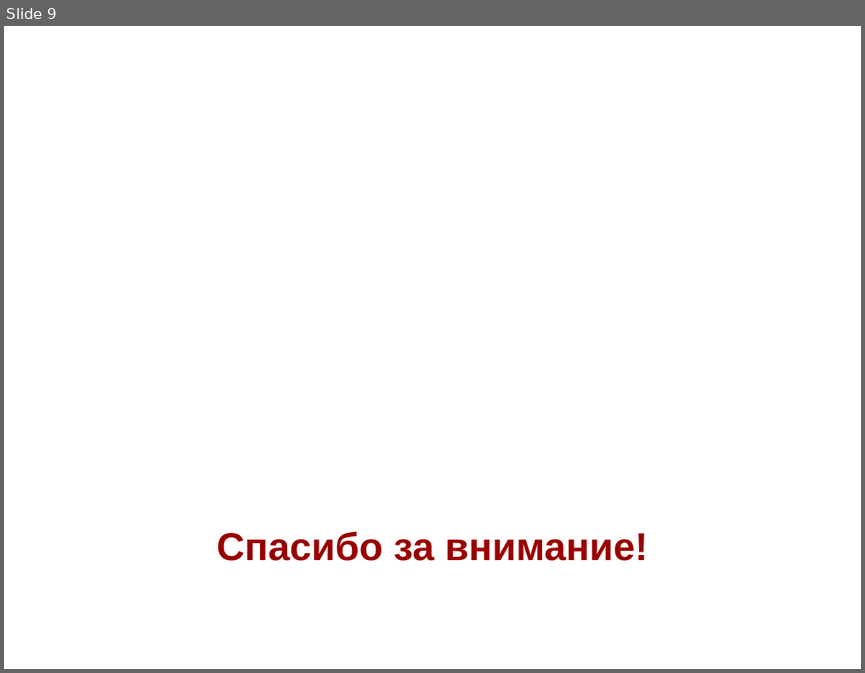
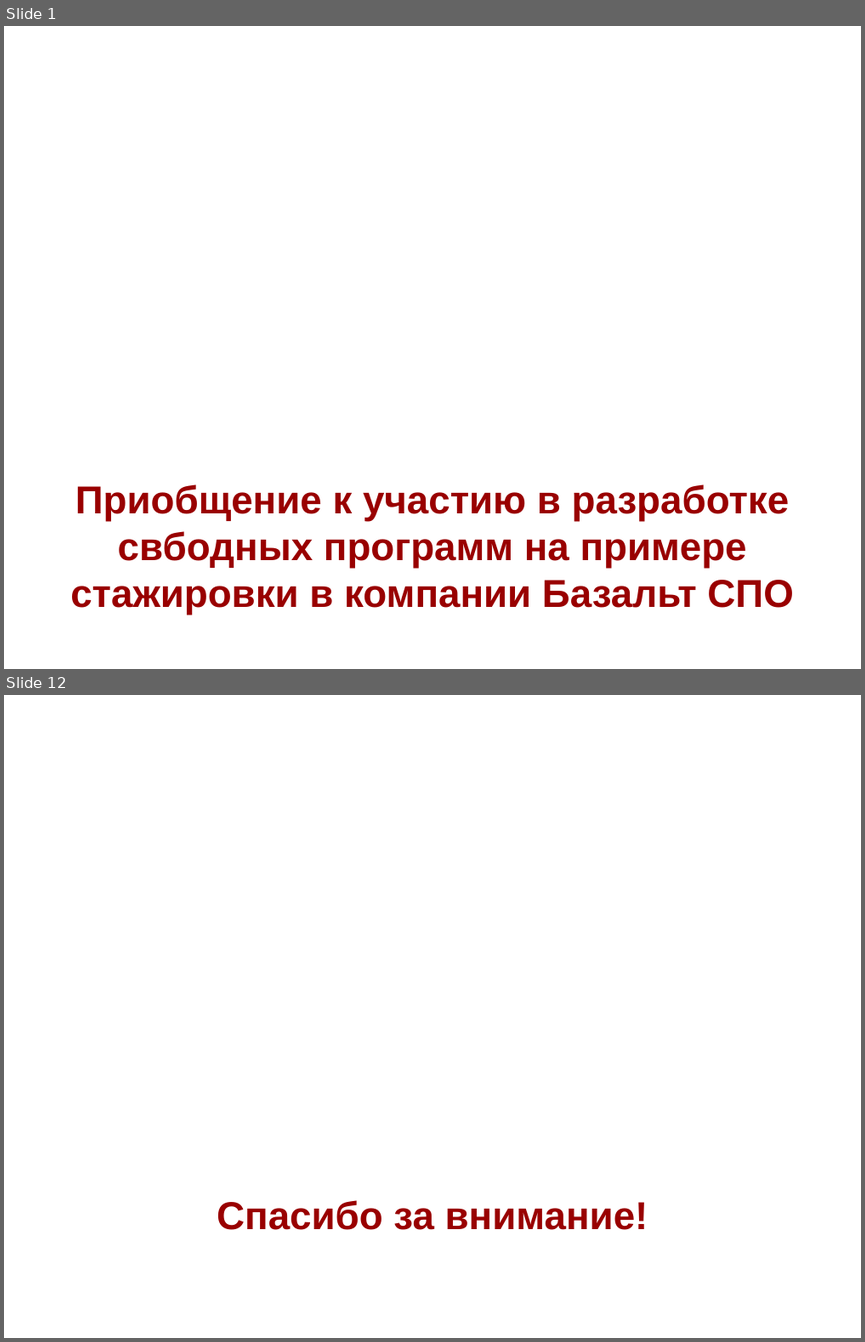
Before and after one commit to NIR-Ginko/presentations, a slide deck: 2020-02-07 ALT Join and community/ALT Join and community.odp. Shown one above the other, each under a label of ours: slide 9 before the commit, slides 1 and 12 after it; the slides between them are not shown. The pictures are 865x673 and 865x1342 pixels, drawn with LibreOffice and Linux fonts; fonts in the diff are those of the drawing; background and template pictures are left out. Boxes give left, top, right and bottom in pixels: in the first picture for what was removed or moved away, otherwise in the second. Text is boxed around its words. In the diff, an @@ line names an element or a change of style, - is before the commit and + after.

```diff
--- a/2020-02-07 ALT Join and community/ALT Join and community.odp
+++ b/2020-02-07 ALT Join and community/ALT Join and community.odp
@@ slide 1 added at (4, 26, 861, 669), background picture (left out) @@
@@ text added at (298, 75, 818, 460), 22 pt, text #FFFFFF @@
+Игорь Чудов
@@ title added at (70, 484, 793, 614), 36 pt, text #990000, bold @@
+Приобщение к участию в разработке свбодных программ на примере
+стажировки в компании Базальт СПО
@@ what was slide 9 is now slide 12 @@
```
Also in this commit, not shown: 10 other slides added, 8 slides removed.
